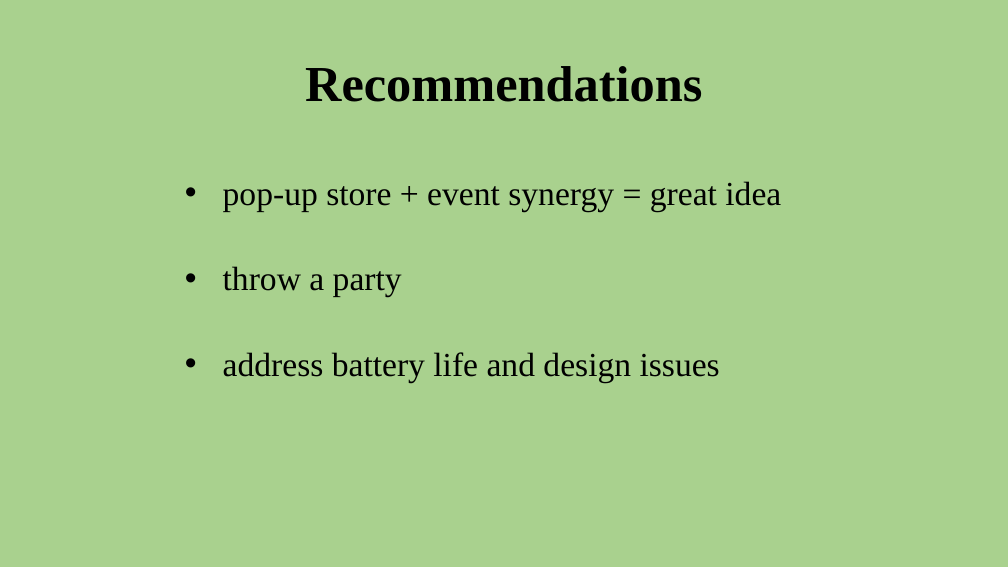
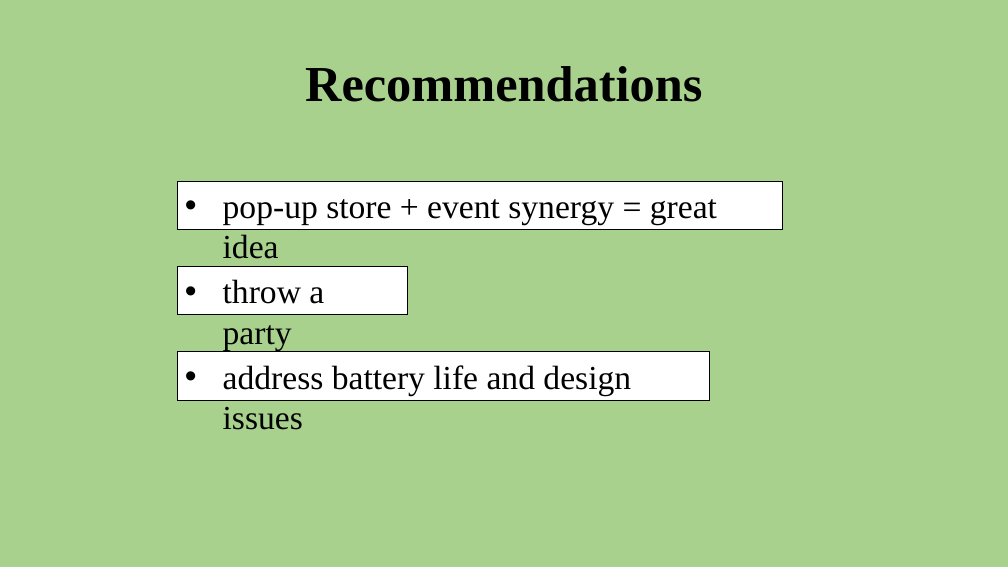
Before and after one commit to aarongalbraith/flatiron-phase4-project, a slide deck: slide 11 of presentation.pptx. Drawn at 1008x567 pixels with LibreOffice and Linux fonts; fonts in the diff are those of the drawing. Boxes give left, top, right and bottom in pixels: in the first picture for what was removed or moved away, otherwise in the second. Text is boxed around its words. In the diff, an @@ line names an element or a change of style, - is before the commit and + after.

```diff
--- a/presentation.pptx
+++ b/presentation.pptx
@@ rectangle "pop-up store + event synergy ...": place and size @@
-rectangle "pop-up store + event synergy ..." at [223, 181, 781, 211]
+rectangle "pop-up store + event synergy ..." at [178, 181, 783, 230]
@@ fill none to #FFFFFF; outline none to #000000 0.75 pt in 3 elements at [178, 181, 783, 230], [178, 352, 709, 401], [178, 267, 408, 315] @@
@@ rectangle "throw a party": place and size @@
-rectangle "throw a party" at [223, 266, 402, 297]
+rectangle "throw a party" at [178, 267, 408, 315]
@@ rectangle "address battery life and design ...": place and size @@
-rectangle "address battery life and design ..." at [223, 352, 720, 382]
+rectangle "address battery life and design ..." at [178, 352, 709, 401]
```
Also in this commit, not shown: 4 other slides changed, 1 other file.
